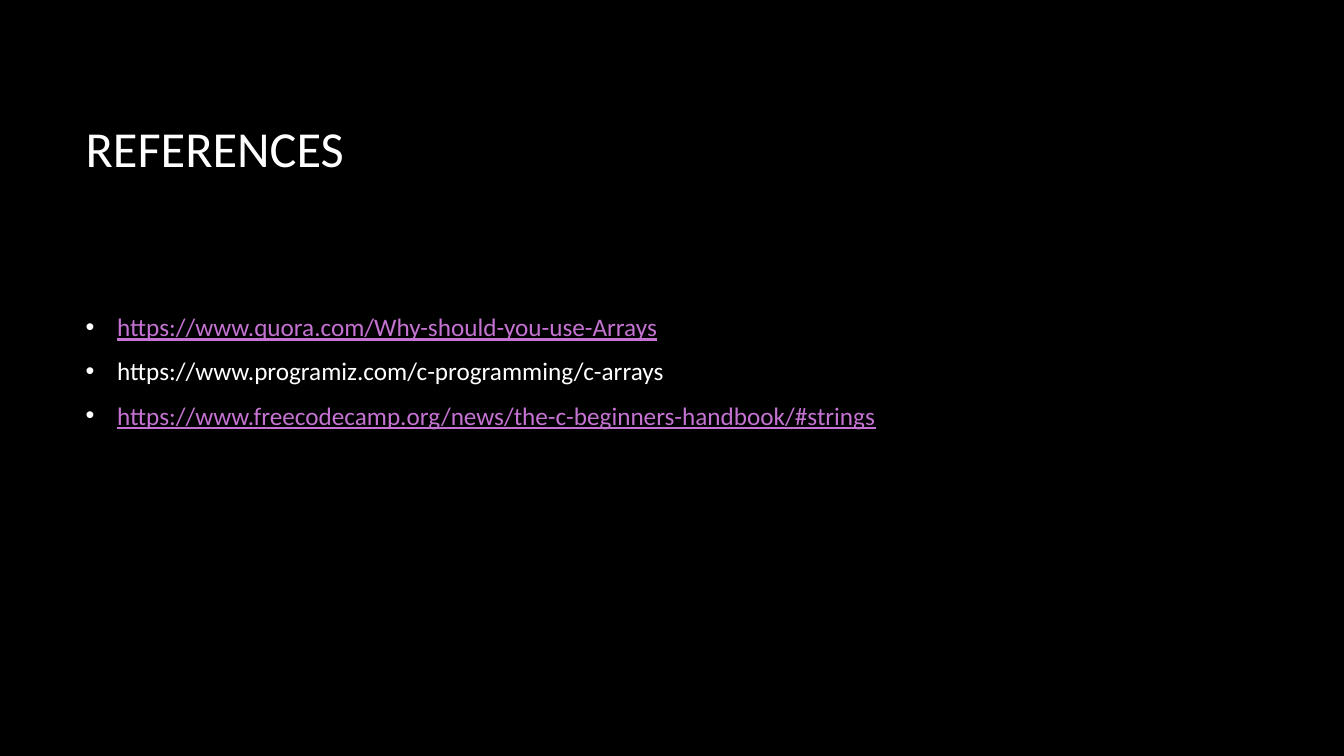
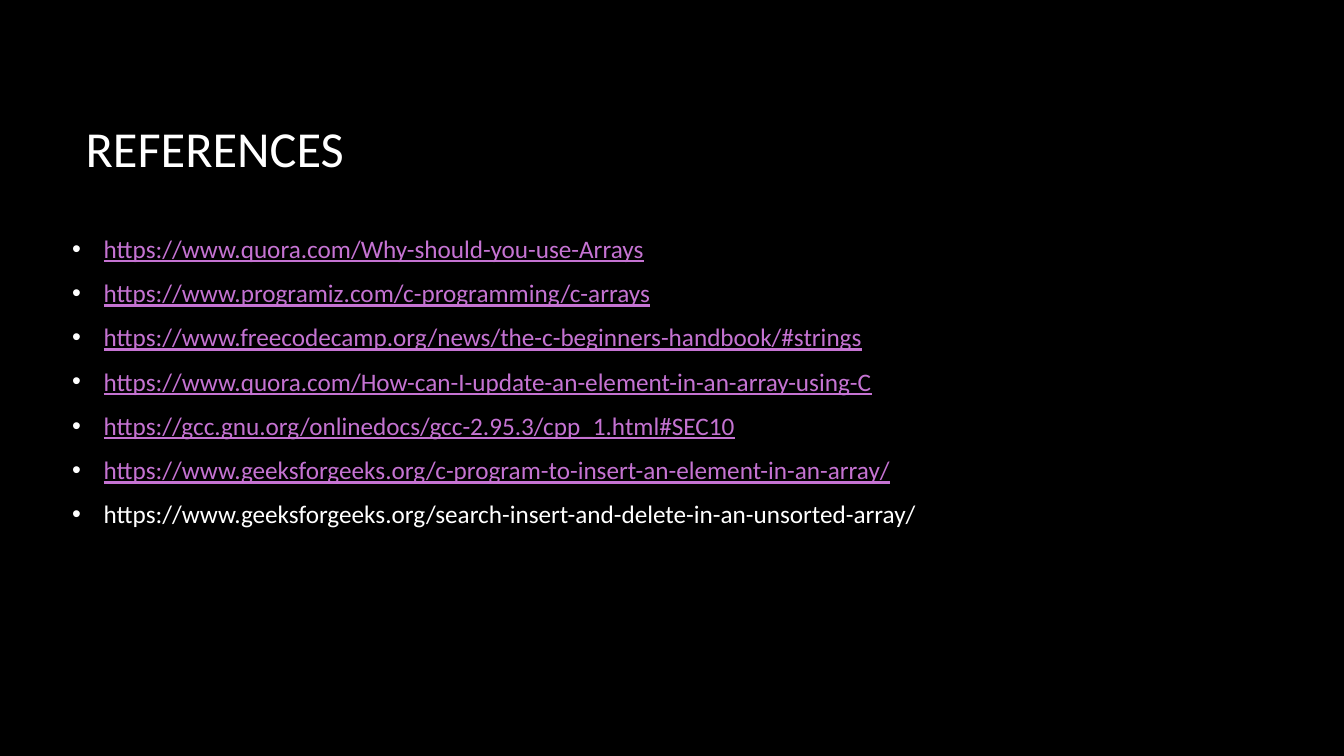
Before and after one commit to fopineda/C-Class, a slide deck: slide 17 of C-Course/Slides/Section6-Arrays.pptx (slide 13 before the commit). Drawn at 1344x756 pixels with LibreOffice and Linux fonts; fonts in the diff are those of the drawing; background and template pictures are left out. Boxes give left, top, right and bottom in pixels: in the first picture for what was removed or moved away, otherwise in the second. Text is boxed around its words. In the diff, an @@ line names an element or a change of style, - is before the commit and + after.

Commit message:
Finished Section6-Arrays

```diff
--- a/C-Course/Slides/Section6-Arrays.pptx
+++ b/C-Course/Slides/Section6-Arrays.pptx
@@ text "https://www.quora.com/Why-should-you-use-Arrays" moved from (x1=117, y1=318, x2=875, y2=430) to (x1=104, y1=240, x2=916, y2=528) @@
@@ text at (x1=104, y1=284, x2=650, y2=307): text colour #FFFFFF to #C573D2, underline on in "https://www.programiz.com/c-programming/c-arrays" @@
@@ text at (x1=104, y1=373, x2=916, y2=528): paragraphs added @@
+• https://www.quora.com/How-can-I-update-an-element-in-an-array-using-C
+• https://gcc.gnu.org/onlinedocs/gcc-2.95.3/cpp_1.html#SEC10
+• https://www.geeksforgeeks.org/c-program-to-insert-an-element-in-an-array/
+• https://www.geeksforgeeks.org/search-insert-and-delete-in-an-unsorted-array/
```
Also in this commit, not shown: 4 other slides changed, 6 slides added, 2 slides removed, 13 other files.
